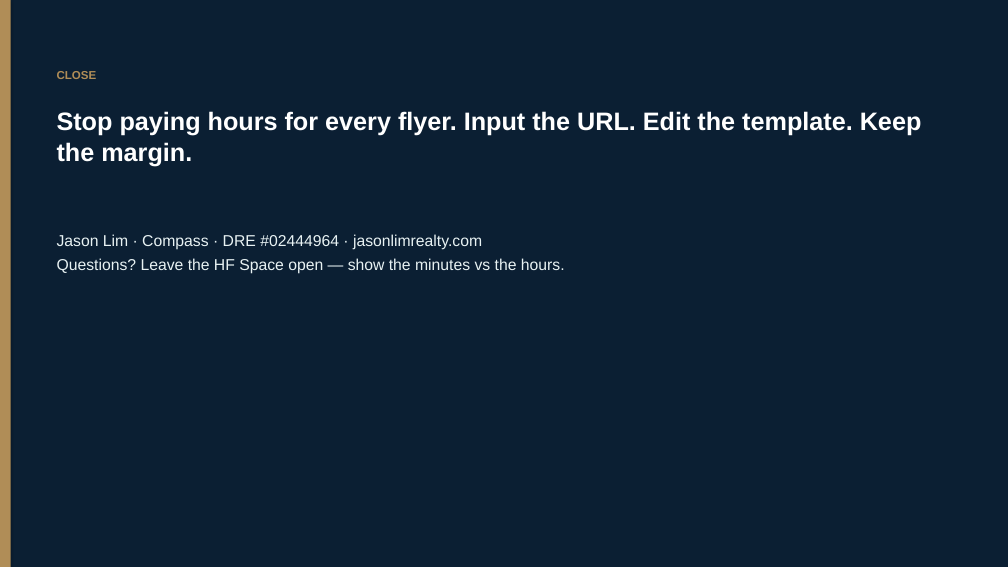
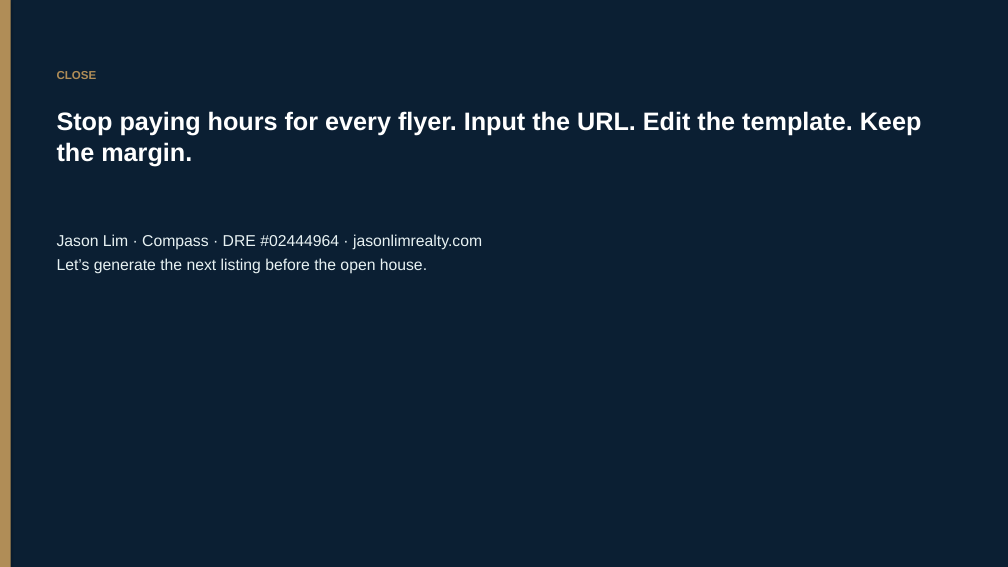
Before and after one commit to jhhlim/LLMFundamentals, a slide deck: slide 4 of Jason_Lim_Project_Notes_Demo_10min_VC_Pitch.pptx. Drawn at 1008x567 pixels with LibreOffice and Linux fonts; fonts in the diff are those of the drawing. Boxes give left, top, right and bottom in pixels: in the first picture for what was removed or moved away, otherwise in the second. Text is boxed around its words. In the diff, an @@ line names an element or a change of style, - is before the commit and + after.

```diff
--- a/Jason_Lim_Project_Notes_Demo_10min_VC_Pitch.pptx
+++ b/Jason_Lim_Project_Notes_Demo_10min_VC_Pitch.pptx
@@ text at <box>57,258,427,274</box>: text changed @@
-Questions? Leave the HF Space open — show the minutes vs the hours.
+Let’s generate the next listing before the open house.
```
Also in this commit, not shown: 3 other slides changed, 3 other files.
